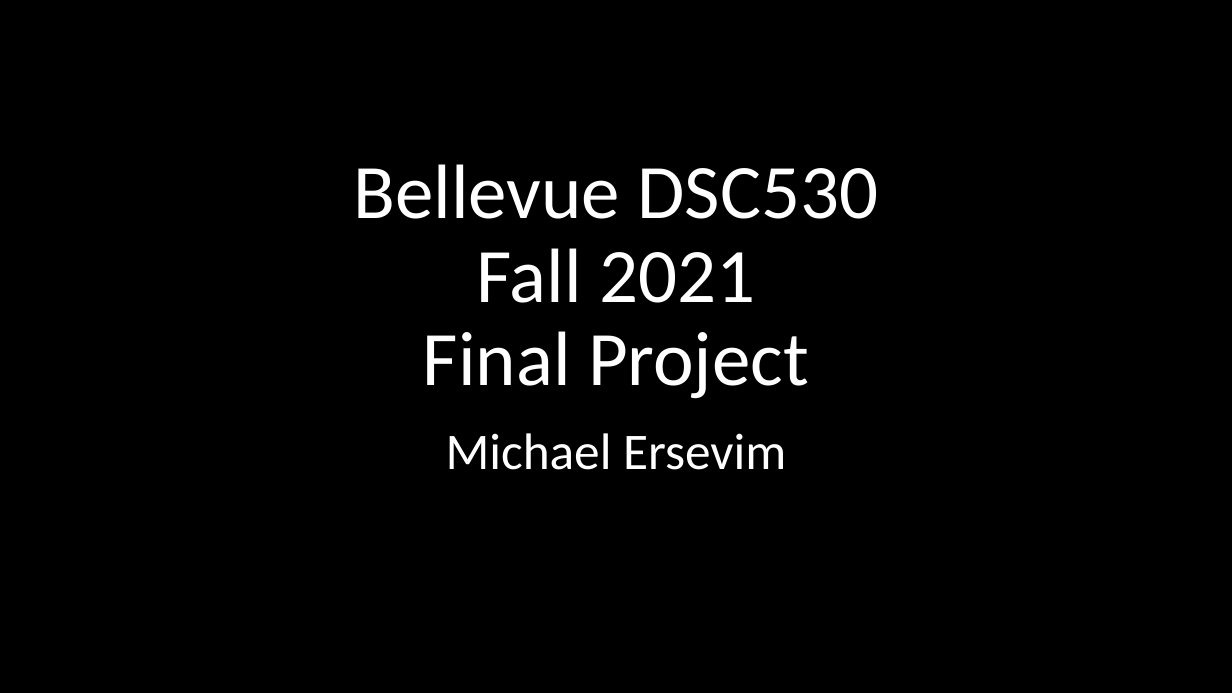
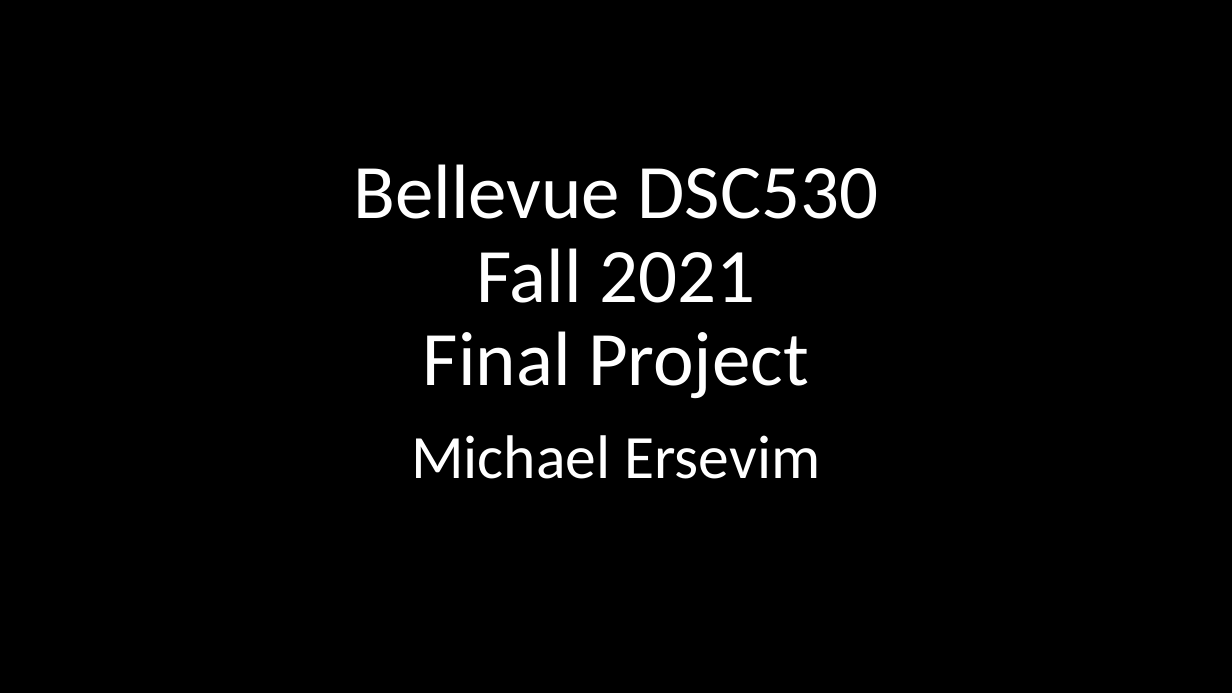
Before and after one commit to Actuweary/DSC530, a slide deck: slide 1 of DSC530 - Final Proj M_Ersevim.pptx. Drawn at 1232x693 pixels with LibreOffice and Linux fonts; fonts in the diff are those of the drawing; background and template pictures are left out. Boxes give left, top, right and bottom in pixels: in the first picture for what was removed or moved away, otherwise in the second. Text is boxed around its words. In the diff, an @@ line names an element or a change of style, - is before the commit and + after.

```diff
--- a/DSC530 - Final Proj M_Ersevim.pptx
+++ b/DSC530 - Final Proj M_Ersevim.pptx
@@ subtitle "Michael Ersevim" at <box>411,435,820,479</box>: size 40 to 48 pt @@
```
Also in this commit, not shown: 1 other slide changed, 1 slide added.
